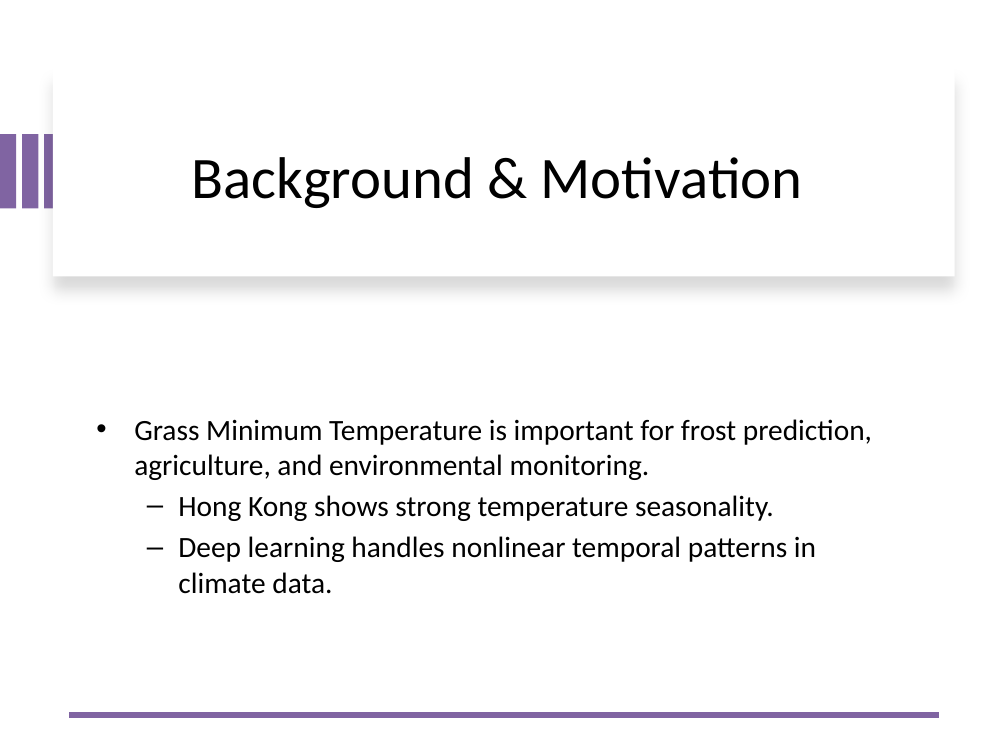
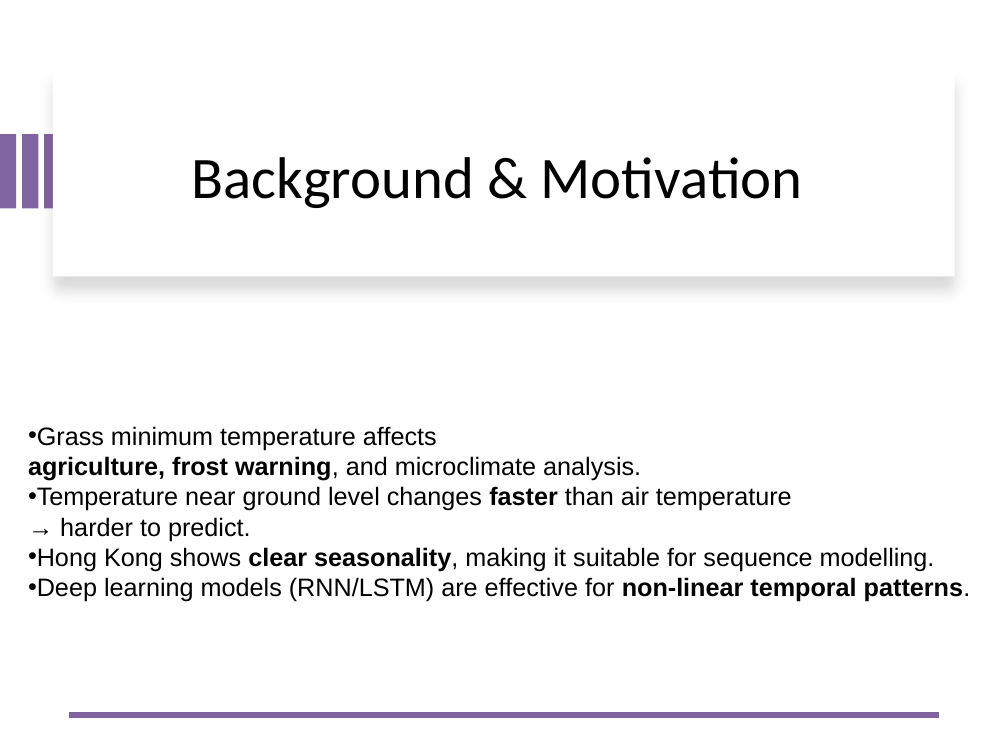
Before and after one commit to Ahhaeyy/DIT5411-RNN-LSTM-Temperature-Forecasting, a slide deck: slide 2 of DIT5411_220134800_Project_Presentation.pptx. Drawn at 1008x756 pixels with LibreOffice and Linux fonts; fonts in the diff are those of the drawing. Boxes give left, top, right and bottom in pixels: in the first picture for what was removed or moved away, otherwise in the second. Text is boxed around its words. In the diff, an @@ line names an element or a change of style, - is before the commit and + after.

```diff
--- a/DIT5411_220134800_Project_Presentation.pptx
+++ b/DIT5411_220134800_Project_Presentation.pptx
@@ text at [28, 426, 971, 602]: text changed; size 21 to 18 pt; font Calibri to Arial @@
-• Grass Minimum Temperature is important for frost prediction, agriculture, and environmental monitoring.
-  – Hong Kong shows strong temperature seasonality.
-  – Deep learning handles nonlinear temporal patterns in climate data.
+• Grass minimum temperature affects
+agriculture, frost warning, and microclimate analysis.
+• Temperature near ground level changes faster than air temperature
+→ harder to predict.
+• Hong Kong shows clear seasonality, making it suitable for sequence modelling.
+• Deep learning models (RNN/LSTM) are effective for non-linear temporal patterns.
```
Also in this commit, not shown: 9 other slides changed, 1 slide added, 1 other file.
